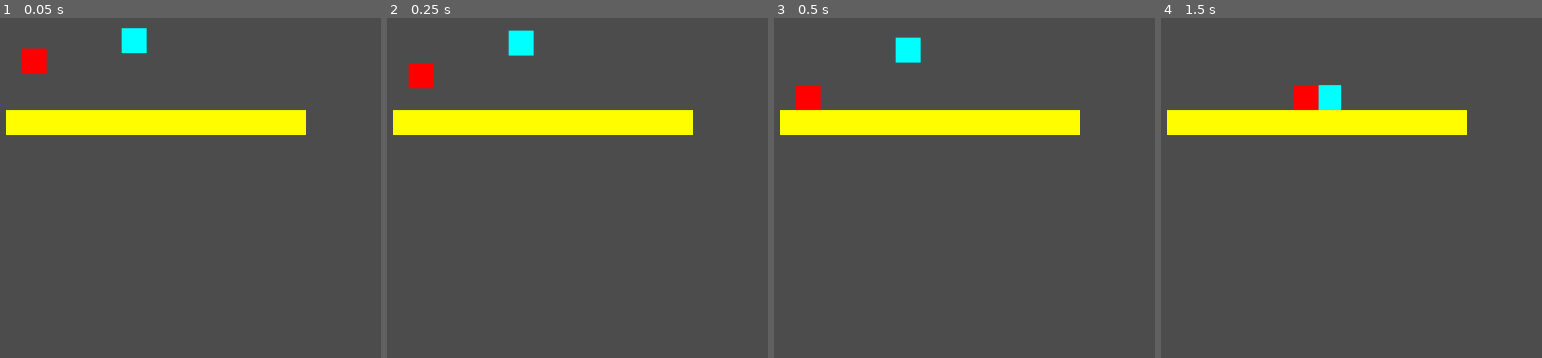
Above: before the commit, frames 1-4 (left to right).
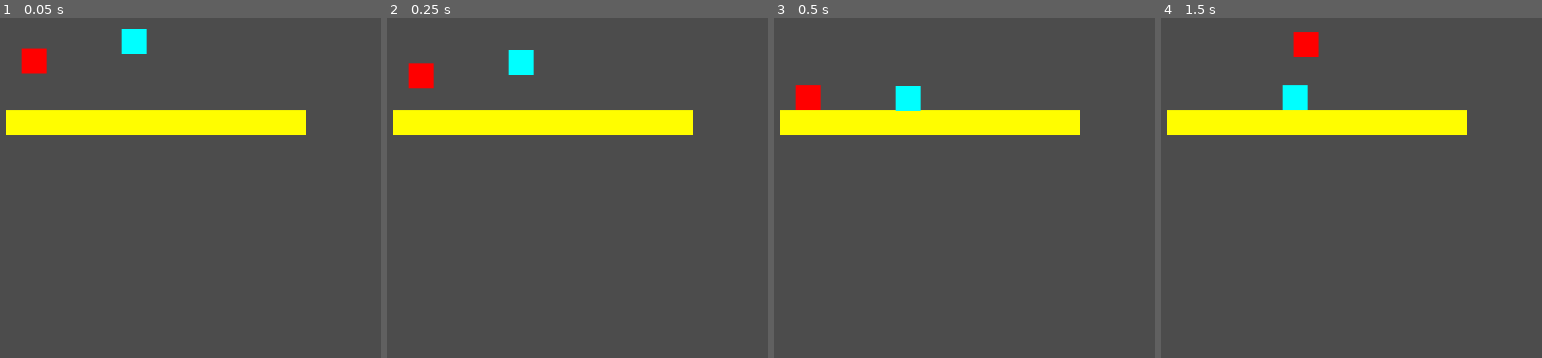
Above: after the commit, the same moments.

Repository: Yagoi23/Game-Jam-2022
Game: Godot game, scene res://TestScene.tscn
The game is run twice, just before and just after one commit, with the same random seed, the same clock (stepped at 60 frames per second) and the same inputs. The project has no main scene, so this scene is started directly.
Inputs:
- Up to frame 1 (0.05 s): no input
- Up to frame 2 (0.25 s): no input
- Up to frame 3 (0.5 s): no input
- Up to frame 4 (1.5 s): hold D (p1_right) from 0.53 s (still down); tap W (p1_up) at 0.77 s

The runs differ from the first frame. In frame 1, less than 0.1% of the frame differs, in the area x 31-39%, y 2-11%; in frame 2, 0.8%; in frame 3, 1.0%; in frame 4, 1.7%, in the area x 31-48%, y 4-28%.

Commit message:
improved player

Diff:
--- a/Box.tscn
+++ b/Box.tscn
@@ -6,6 +6,7 @@
 extents = Vector2( 16, 16 )
 
 [node name="Box" type="RigidBody2D"]
+gravity_scale = 9.8
 
 [node name="Sprite" type="Sprite" parent="."]
 texture = ExtResource( 1 )
--- a/Player.gd
+++ b/Player.gd
@@ -7,7 +7,7 @@
 export var player_num := 0
 
 export (int) var speed = 150
-export (int) var jump_speed = -150
+export (int) var jump_speed = -300
 export (float) var gravity = 9.8
 export (float) var weight = 1
 #export (float,0,1,0) var acceleration = 1
@@ -42,15 +42,10 @@
 #func floorcheck():
 
 func _physics_process(delta):
-#	floorcheck()
-
 	if is_on_floor():
-		print("on floor")
 		velocity.y = 0
 		player_state = state.IDLE
-	elif is_on_floor() == false:
-		print("not on floor")
-		#print("not on floor")
+	elif !is_on_floor():
 		if velocity.y <= 0:
 			player_state = state.JUMP
 			JUMP()
@@ -58,9 +53,10 @@
 			player_state = state.FALL
 			FALL()
 	move_dir = Input.get_action_strength(right_key) - Input.get_action_strength(left_key)
-	if move_dir:
-		print("moving")
-	velocity.x = move_dir*speed
+	if move_dir != 0:
+		velocity.x = move_dir*speed
+	else:
+		velocity.x = 0
 	if Input.is_action_pressed(up_key) and is_on_floor():
 		velocity.y += jump_speed
 	move_and_slide(velocity, Vector2.UP)
